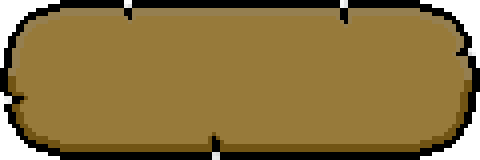
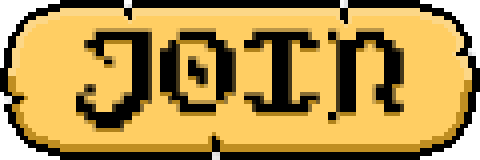
Layered file, before and after one edit (w=480, h=160). Changes by layer:
added layer "JOIN" above "HOST" over [76, 28, 404, 132]
hid "Belichtung 1" over [8, 8, 472, 152]
showed "Ebene 1" over [8, 8, 472, 152]
